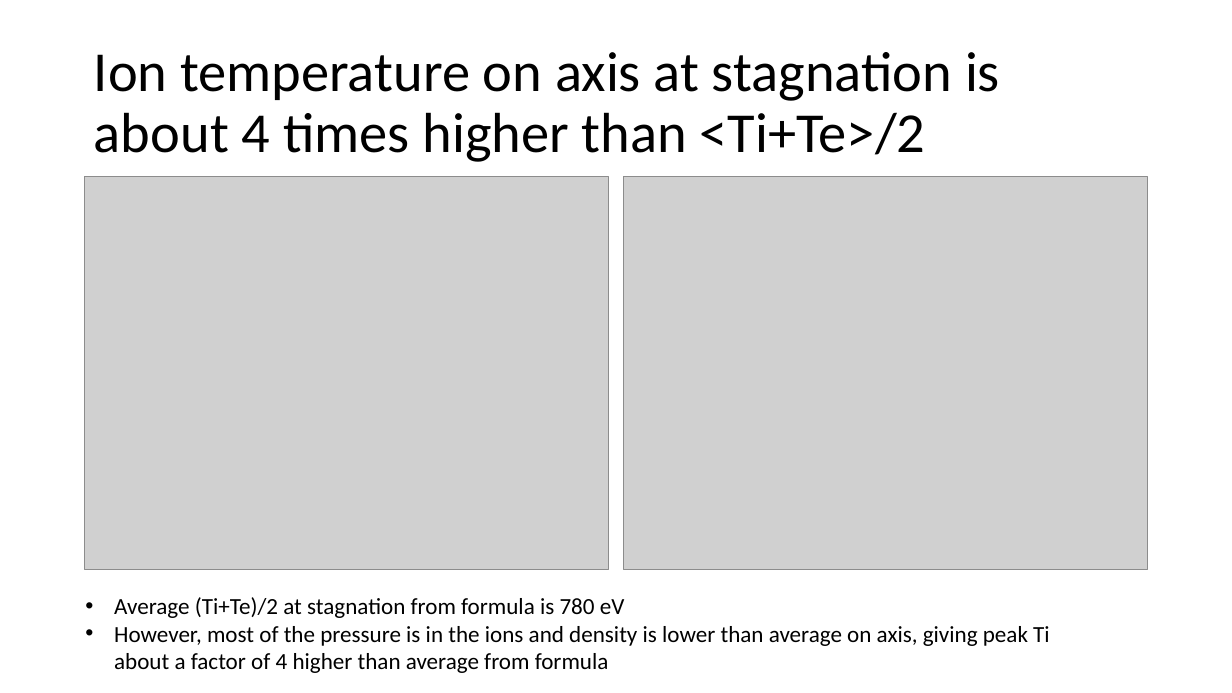
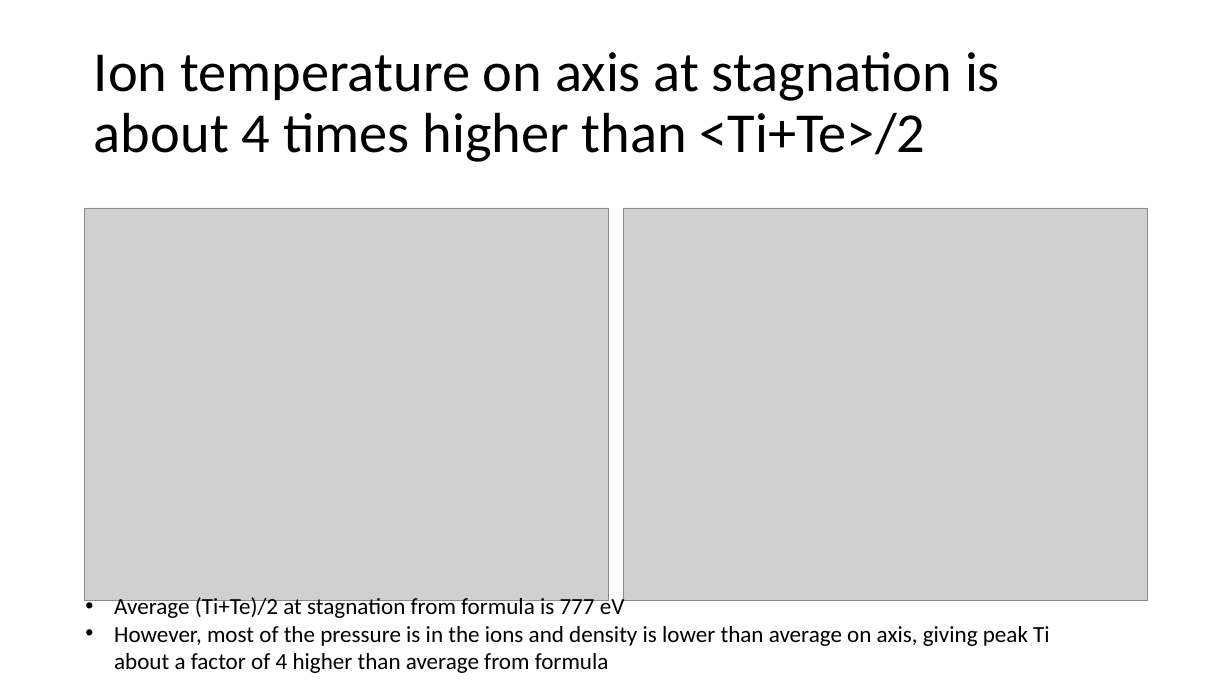
Before and after one commit to JustinRayAngus/MHDmpi, a slide deck: slide 28 of presentations/1DmhdShocks.pptx (slide 25 before the commit). Drawn at 1232x693 pixels with LibreOffice and Linux fonts; fonts in the diff are those of the drawing; grey boxes stand for pictures. Boxes give left, top, right and bottom in pixels: in the first picture for what was removed or moved away, otherwise in the second. Text is boxed around its words. In the diff, an @@ line names an element or a change of style, - is before the commit and + after.

```diff
--- a/presentations/1DmhdShocks.pptx
+++ b/presentations/1DmhdShocks.pptx
@@ picture: place and size @@
-picture at box(85, 177, 609, 569)
+picture at box(85, 208, 609, 601)
@@ picture: place and size @@
-picture at box(624, 177, 1148, 569)
+picture at box(624, 208, 1148, 601)
@@ text at box(114, 594, 625, 620): text changed @@
-• Average (Ti+Te)/2 at stagnation from formula is 780 eV
+• Average (Ti+Te)/2 at stagnation from formula is 777 eV
```
Also in this commit, not shown: 11 other slides changed, 4 slides added, 29 other files.
